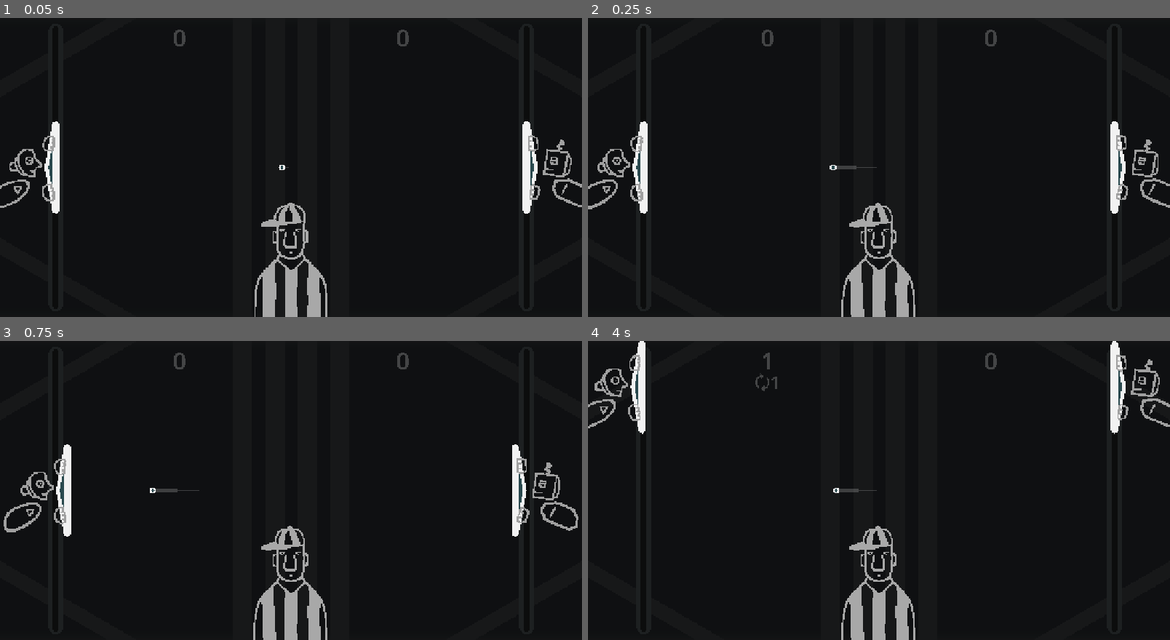
Above: before the commit, frames 1-4 (two rows, left to right).
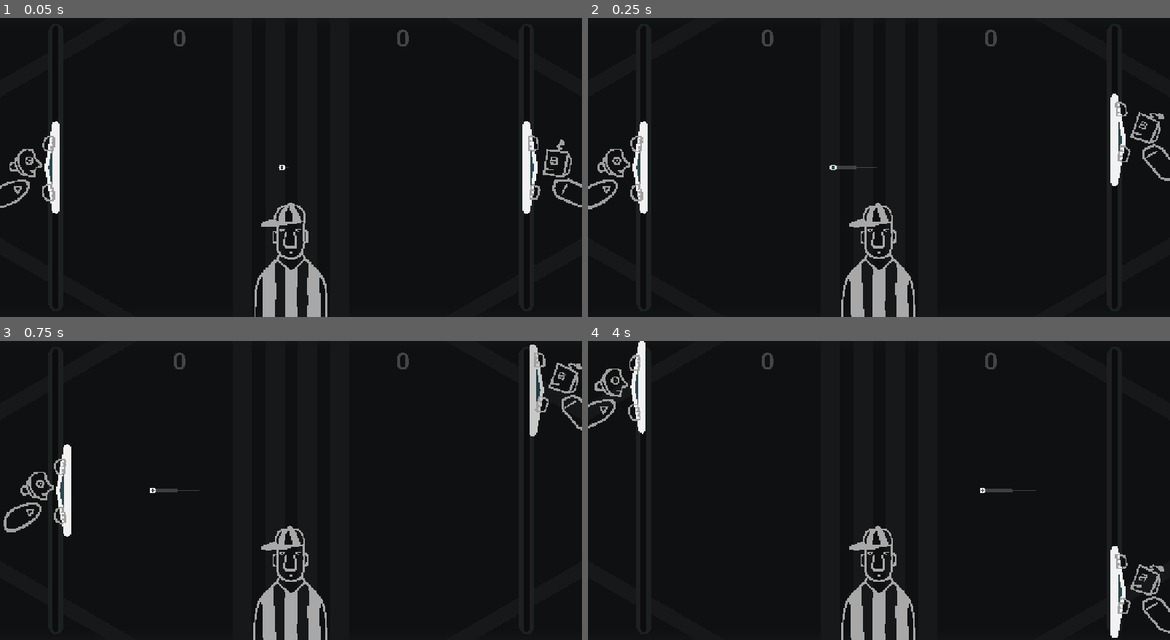
Above: after the commit, the same moments.

Repository: pixerhp/Pixers-Pong
Game: Godot game, scene res://scenes/topscenes/gameplay_topscene.tscn
Two runs of this game, one before a commit and one after it. Both use one fixed random seed, a clock stepped at 60 frames per second and the inputs below.
Inputs (mouse positions are in pixels of both pictures, inside the frame that each line leads up to):
- Up to frame 1 (0.05 s): no input
- Up to frame 2 (0.25 s): no input
- Up to frame 3 (0.75 s): move the mouse to (419, 475) at 0.52 s; hold D (plr1_bump_right) from 0.53 s (still down); tap Shift (plr1_slow) at 0.6 s; click (419, 475) at 0.67 s
- Up to frame 4 (4 s): move the mouse to (762, 505) at 1.27 s; release D (plr1_bump_right) at 1.28 s; hold S (plr1_down) 1.28-2.03 s; tap Keypad 0 (plr2_slow) at 1.35, 2.85 s; move the mouse to (937, 424) at 2.02 s; hold D (plr1_bump_right) 2.03-2.78 s; tap Shift (plr1_slow) at 2.1, 3.6 s; move the mouse to (849, 550) at 2.77 s; hold W (plr1_up) 2.78-3.53 s; click (849, 550) at 2.92 s; move the mouse to (1053, 535) at 3.52 s; hold A (plr1_bump_left) from 3.53 s (still down)

Frame 1 is identical in both runs. In frame 2, 1.1% of the frame differs, in the area x 89-100%, y 25-66%; in frame 3, 1.8%; in frame 4, 2.2%, in the area x 28-100%, y 0-100%.

Commit message:
Improve random mash ai mode

Diff:
--- a/scripts/autoloaded/globals.gd
+++ b/scripts/autoloaded/globals.gd
@@ -26,7 +26,7 @@
 }
 
 var plr1_ai_mode: int = AI_MODES.NO_AI
-var plr2_ai_mode: int = AI_MODES.COPYCAT
+var plr2_ai_mode: int = AI_MODES.RANDOM_MASH
 
 var plr1_score: int = 0
 var plr1_streak: int = 0
--- a/scripts/gameplay_script.gd
+++ b/scripts/gameplay_script.gd
@@ -122,19 +122,44 @@
 	match ai_mode:
 		Globals.AI_MODES.NO_AI:
 			return
+
 		Globals.AI_MODES.COPYCAT:
 			set_input(act_prefix + "up", Input.is_action_pressed(alt_act_prefix + "up"))
 			set_input(act_prefix + "down", Input.is_action_pressed(alt_act_prefix + "down"))
 			set_input(act_prefix + "slow", Input.is_action_pressed(alt_act_prefix + "slow"))
 			set_input(act_prefix + "bump_left", Input.is_action_pressed(alt_act_prefix + "bump_right"))
 			set_input(act_prefix + "bump_right", Input.is_action_pressed(alt_act_prefix + "bump_left"))
+
 		Globals.AI_MODES.RANDOM_MASH:
-			set_input(act_prefix + "up", ((randi() % 2) == 0))
-			set_input(act_prefix + "down", ((randi() % 2) == 0))
-			set_input(act_prefix + "slow", ((randi() % 2) == 0))
+			const RANDOM_MOVEMENT_DURATION: int = 32
+			var rng = RandomNumberGenerator.new()
+			rng.seed = Time.get_ticks_msec() / RANDOM_MOVEMENT_DURATION
+			if ((rng.randi() % 3) == 0):
+				set_input(act_prefix + "up", false)
+				set_input(act_prefix + "down", false)
+			else:
+				if ((rng.randi() % 2) == 0):
+					set_input(act_prefix + "up", true)
+					set_input(act_prefix + "down", false)
+				else:
+					set_input(act_prefix + "up", false)
+					set_input(act_prefix + "down", true)
+			set_input(act_prefix + "slow", ((rng.randi() % 3) == 0))
+			if ((rng.randi() % 32) == 0):
+				if ((rng.randi() % 2) == 0):
+					set_input(act_prefix + "bump_left", true)
+					set_input(act_prefix + "bump_right", false)
+				else:
+					set_input(act_prefix + "bump_left", false)
+					set_input(act_prefix + "bump_right", true)
+			else:
+				set_input(act_prefix + "bump_left", false)
+				set_input(act_prefix + "bump_right", false)
+
 		Globals.AI_MODES.ZIGZAGGER_SLOW:
 			handle_paddle_ai(is_plr_2, Globals.AI_MODES.ZIGZAGGER)
 			set_input(act_prefix + "slow", true)
+
 		Globals.AI_MODES.ZIGZAGGER:
 			if paddle_noderef.get_meta("velocity") == 0.0:
 				if paddle_noderef.position.y < Globals.GAME_SIZE.y / 2.0:
